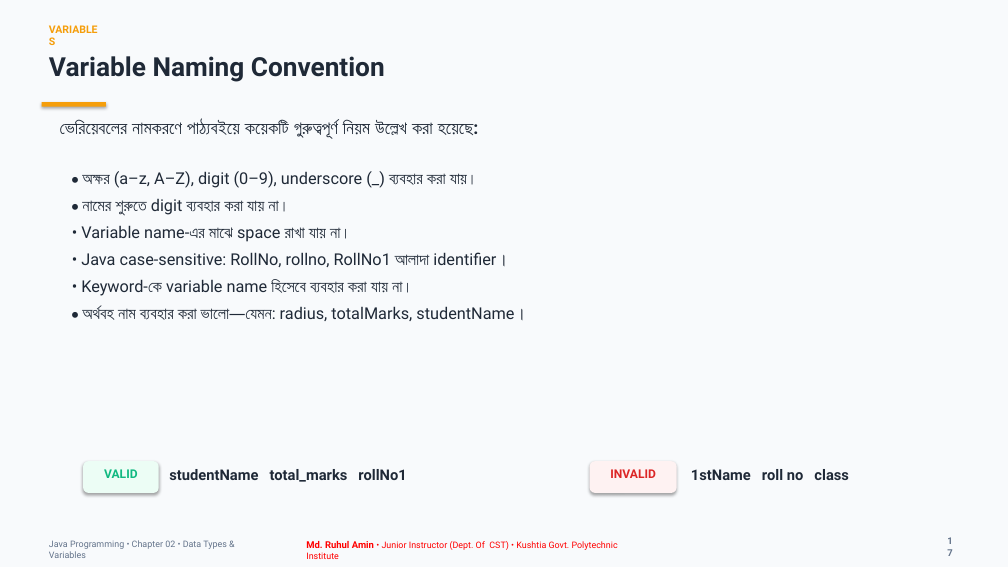
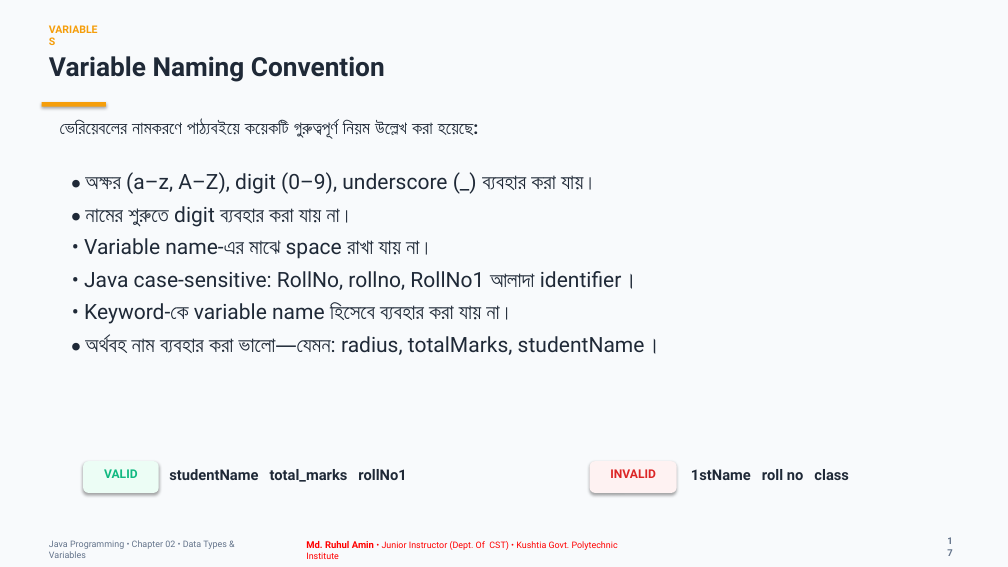
Before and after one commit to cseruhul/Class-Lecture, a slide deck: slide 17 of 04. Programming in java/Theory/Java_Chapter_2_Data_Types_and_Variables.pptx. Drawn at 1008x567 pixels with LibreOffice and Linux fonts; fonts in the diff are those of the drawing. Boxes give left, top, right and bottom in pixels: in the first picture for what was removed or moved away, otherwise in the second. Text is boxed around its words. In the diff, an @@ line names an element or a change of style, - is before the commit and + after.

```diff
--- a/04. Programming in java/Theory/Java_Chapter_2_Data_Types_and_Variables.pptx
+++ b/04. Programming in java/Theory/Java_Chapter_2_Data_Types_and_Variables.pptx
@@ text "• অক্ষর (a–z, A–Z), digit ..." at [84,172,659,355]: size 15.5 to 20 pt @@
```
Also in this commit, not shown: 1 other slide changed, 2 other files.
